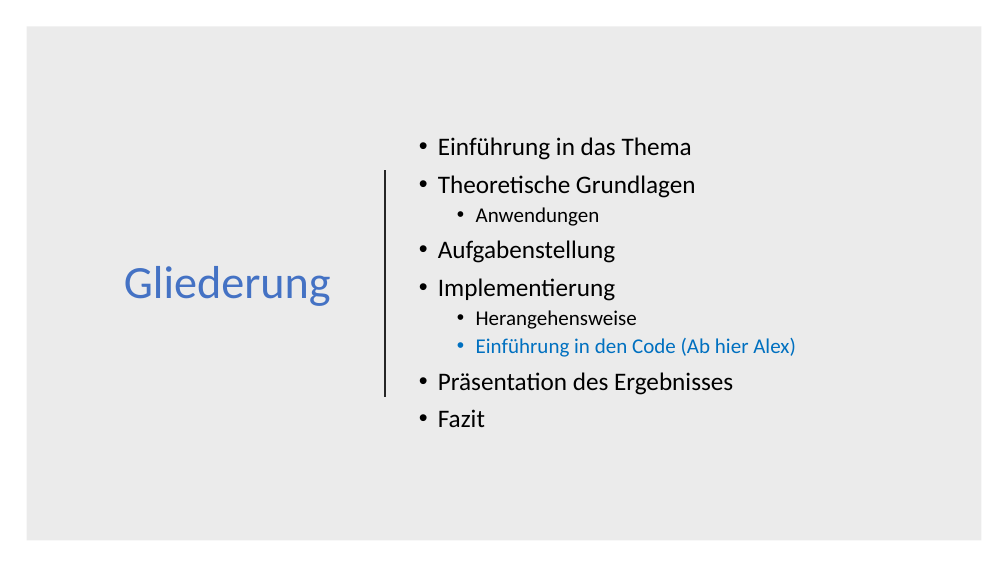
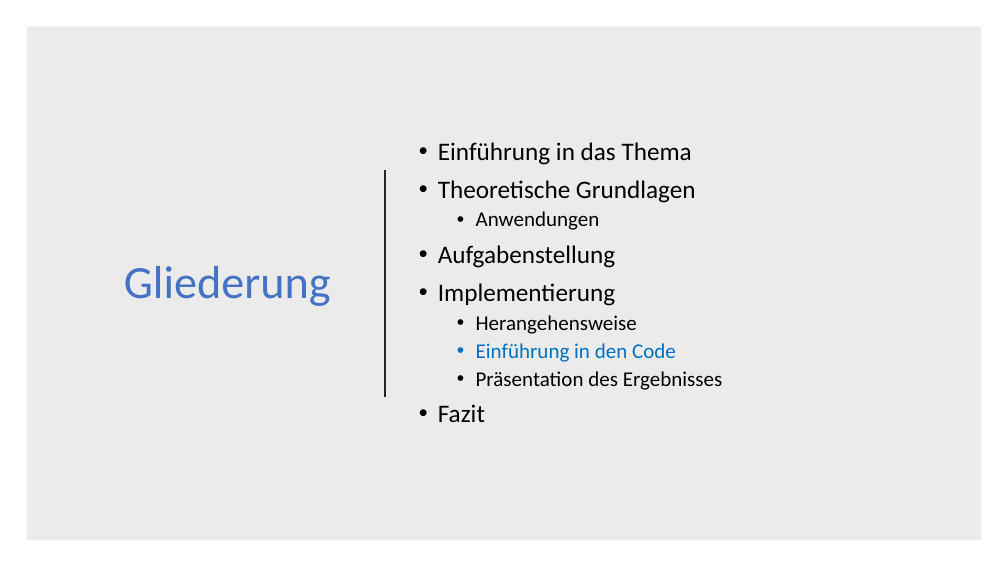
Before and after one commit to DerAlexx/Angewandte-Mathematik, a slide deck: slide 22 of Praktikum_6/Abgabe 6.pptx. Drawn at 1008x567 pixels with LibreOffice and Linux fonts; fonts in the diff are those of the drawing. Boxes give left, top, right and bottom in pixels: in the first picture for what was removed or moved away, otherwise in the second. Text is boxed around its words. In the diff, an @@ line names an element or a change of style, - is before the commit and + after.

Commit message:
Alex neuste Verion

```diff
--- a/Praktikum_6/Abgabe 6.pptx
+++ b/Praktikum_6/Abgabe 6.pptx
@@ text at [476,343,676,362]: text changed @@
-  • Einführung in den Code (Ab hier Alex)
+  • Einführung in den Code
@@ text at [476,371,723,390]: size 24 to 20 pt in "Präsentation des Ergebnisses"; list level 1 to 2 in "Präsentation des Ergebnisses" @@
```
Also in this commit, not shown: 5 other slides changed, 5 slides added, 3 slides removed, 1 other file.
